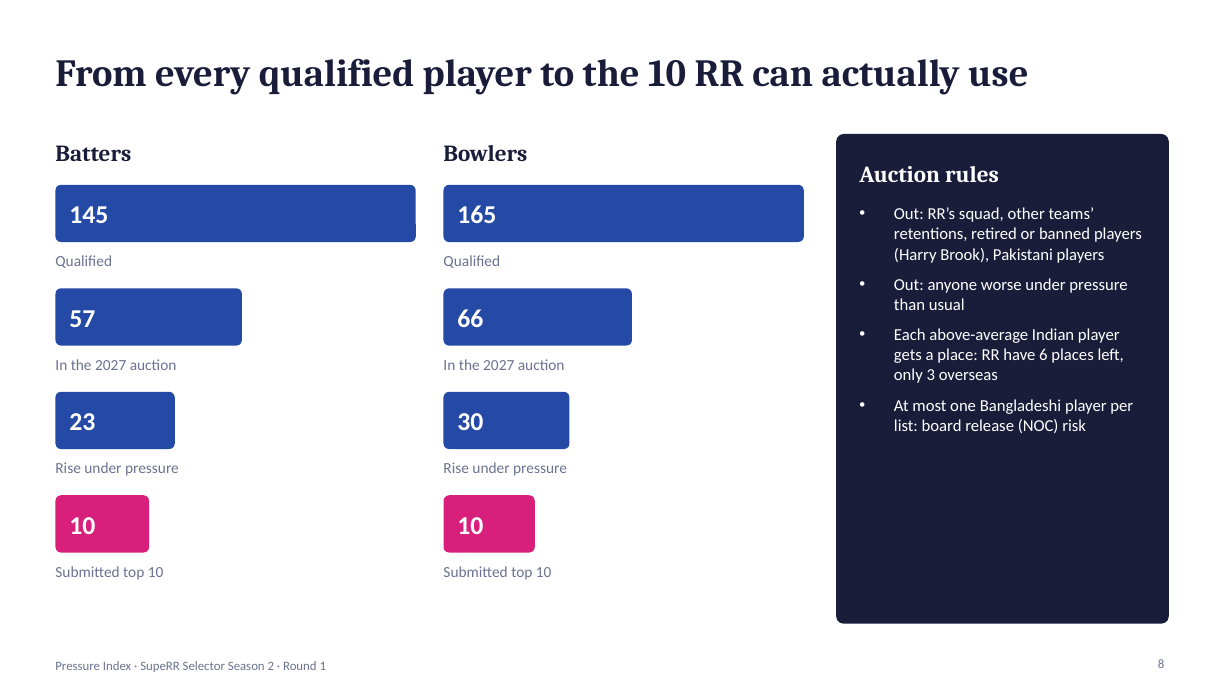
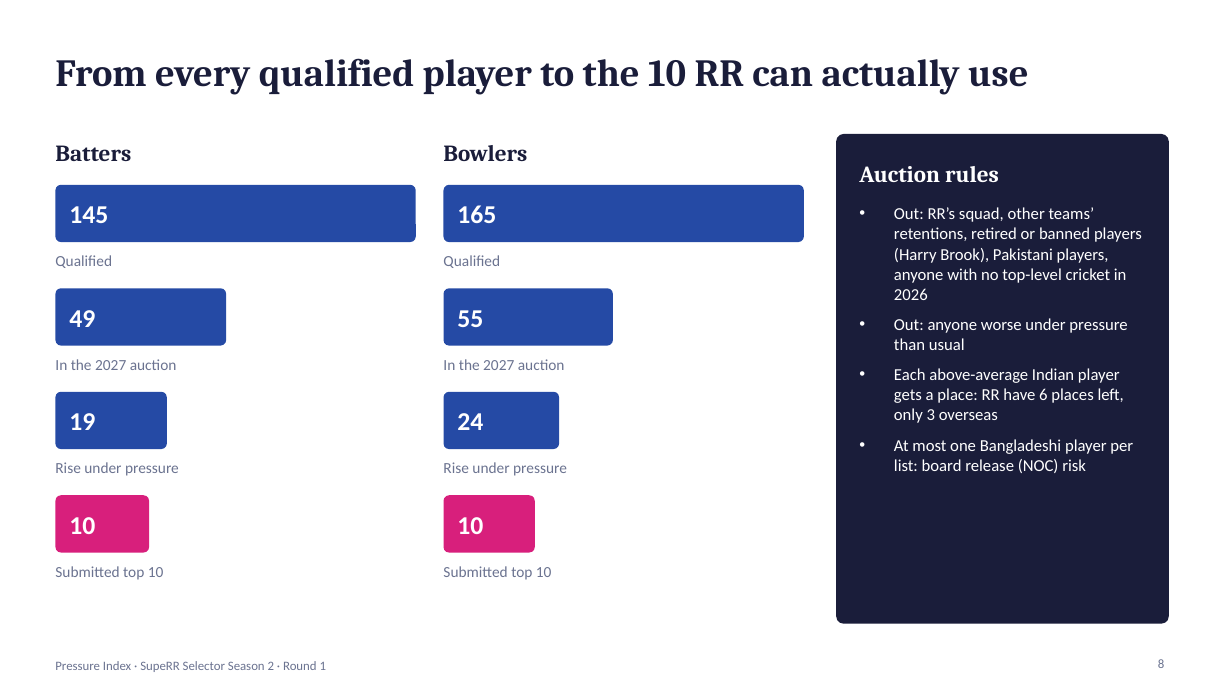
Before and after one commit to AnshBhavsar1654/Pressure-Index, a slide deck: slide 8 of Pressure_Index_RR_2027.pptx. Drawn at 1232x693 pixels with LibreOffice and Linux fonts; fonts in the diff are those of the drawing. Boxes give left, top, right and bottom in pixels: in the first picture for what was removed or moved away, otherwise in the second. Text is boxed around its words. In the diff, an @@ line names an element or a change of style, - is before the commit and + after.

```diff
--- a/Pressure_Index_RR_2027.pptx
+++ b/Pressure_Index_RR_2027.pptx
@@ text at (x1=894, y1=207, x2=1142, y2=300): text changed @@
-• Out: RR’s squad, other teams’ retentions, retired or banned players (Harry Brook), Pakistani players
+• Out: RR’s squad, other teams’ retentions, retired or banned players (Harry Brook), Pakistani players, anyone with no top-level cricket in 2026
@@ rounded rectangle resized from (x1=55, y1=288, x2=242, y2=346) to (x1=55, y1=288, x2=226, y2=346) @@
@@ rounded rectangle resized from (x1=444, y1=288, x2=632, y2=346) to (x1=444, y1=288, x2=613, y2=346) @@
@@ text at (x1=69, y1=310, x2=95, y2=327): text changed @@
-57
+49
@@ text at (x1=457, y1=310, x2=483, y2=327): text changed @@
-66
+55
@@ rounded rectangle resized from (x1=55, y1=392, x2=175, y2=449) to (x1=55, y1=392, x2=167, y2=449) @@
@@ text at (x1=69, y1=413, x2=95, y2=430): text changed @@
-23
+19
@@ rounded rectangle resized from (x1=444, y1=392, x2=569, y2=449) to (x1=444, y1=392, x2=559, y2=449) @@
@@ text at (x1=457, y1=413, x2=483, y2=430): text changed @@
-30
+24
```
Also in this commit, not shown: 5 other slides changed, 16 other files.
